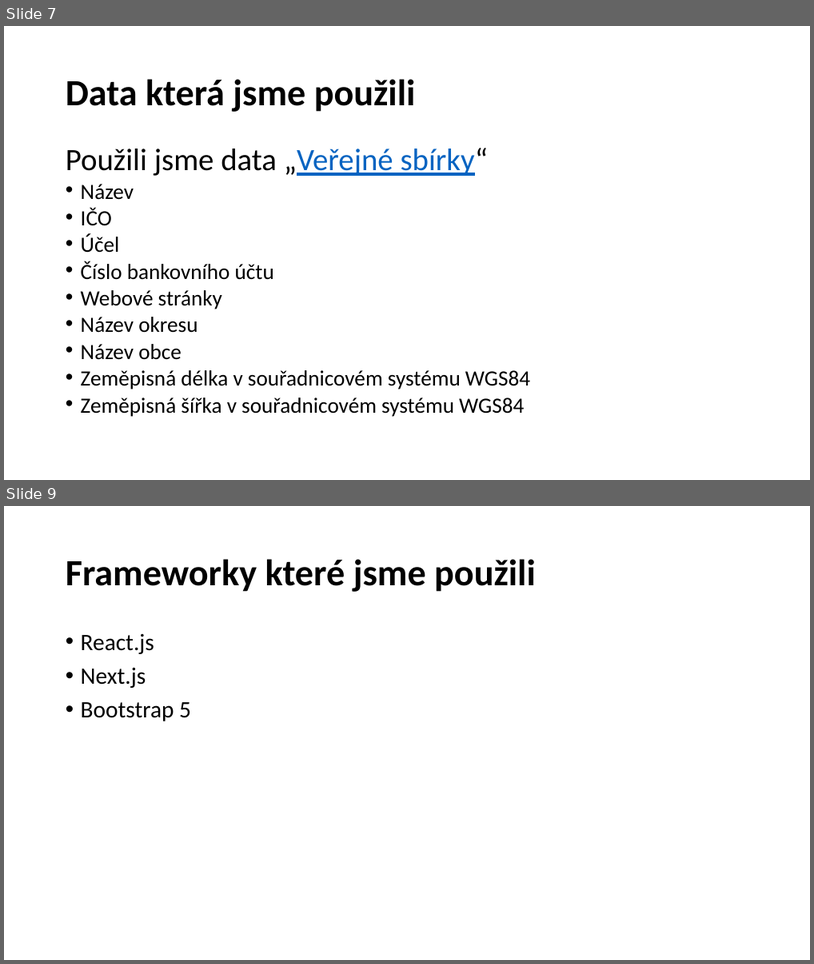
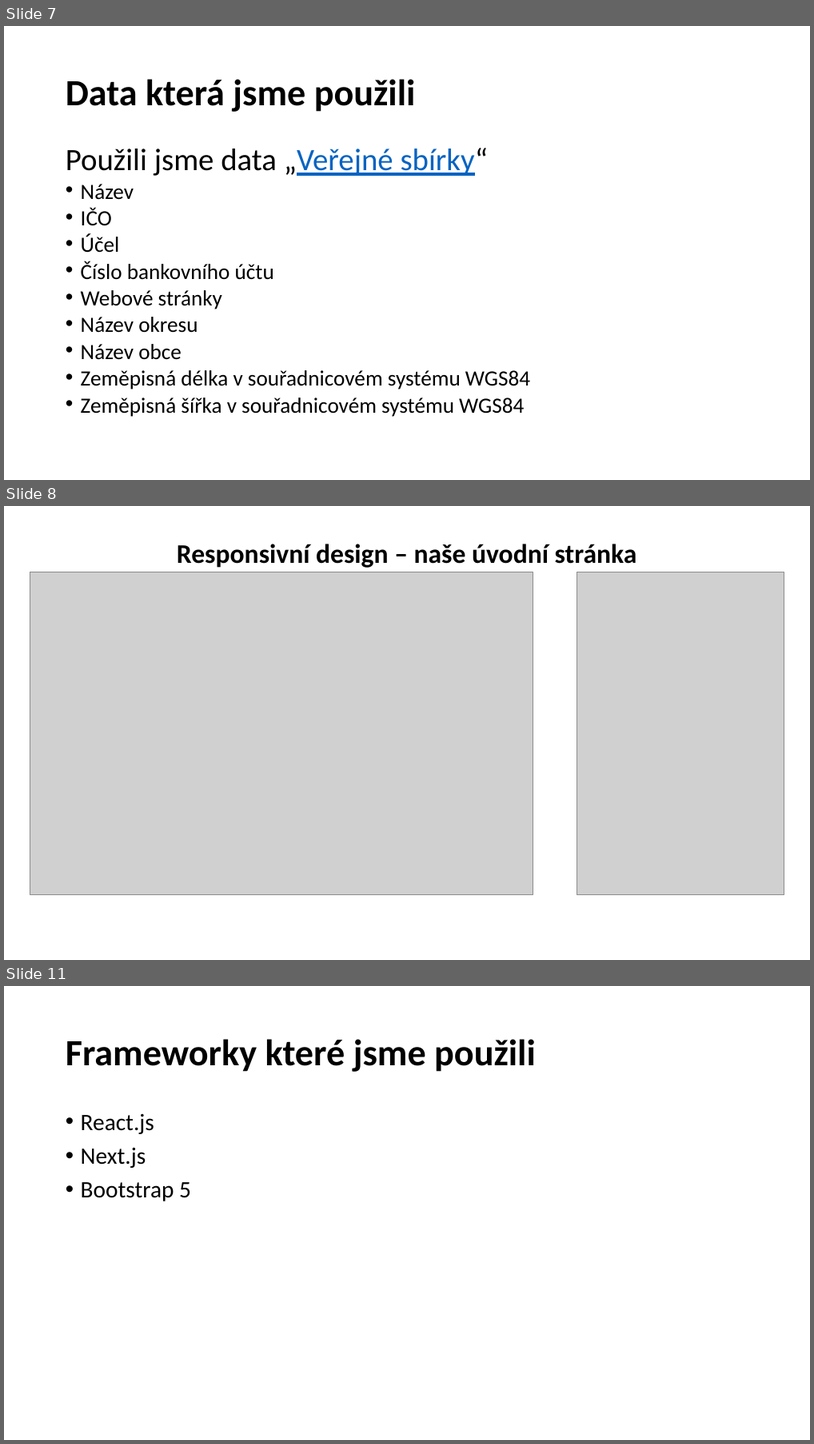
Before and after one commit to matousek11/charity, a slide deck: VSÚKHK - prezentace.pptx. Shown one above the other, each under a label of ours: slides 7 and 9 before the commit, slides 7, 8 and 11 after it; the slides between them are not shown. The pictures are 814x964 and 814x1444 pixels, drawn with LibreOffice and Linux fonts; fonts in the diff are those of the drawing; grey boxes stand for pictures; background and template pictures are left out. Boxes give left, top, right and bottom in pixels: in the first picture for what was removed or moved away, otherwise in the second. Text is boxed around its words. In the diff, an @@ line names an element or a change of style, - is before the commit and + after.

```diff
--- a/VSÚKHK - prezentace.pptx
+++ b/VSÚKHK - prezentace.pptx
@@ slide 8 added at [4, 506, 810, 960], background picture (left out) @@
@@ title added at [177, 544, 638, 568], 32 pt, text #000000, bold @@
+Responsivní design – naše úvodní stránka
@@ picture added at [30, 572, 534, 894] @@
@@ picture added at [578, 572, 785, 894] @@
@@ what was slide 9 is now slide 11 @@
```
Also in this commit, not shown: 2 slides changed, 2 other slides added, 1 slide removed.
